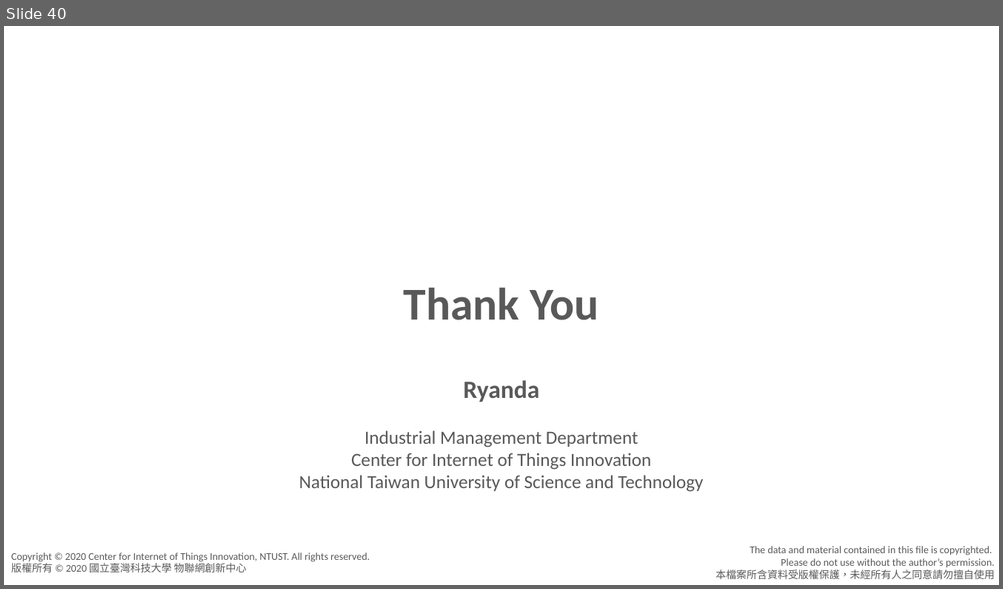
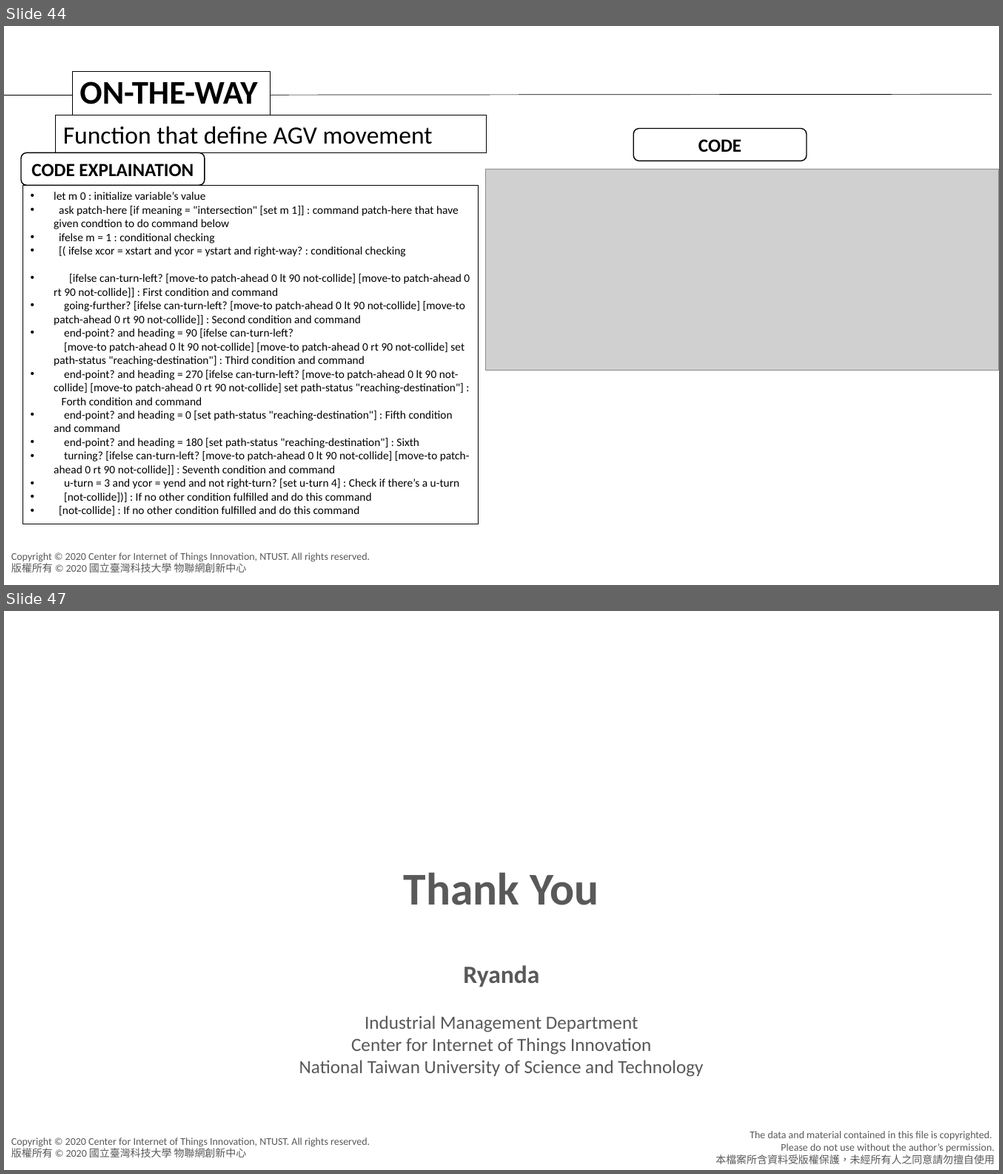
Before and after one commit to agnesyosephine/kiva, a slide deck: Tutorial/Code Learning-Ryanda.pptx. Shown one above the other, each under a label of ours: slide 40 before the commit, slides 44 and 47 after it; the slides between them are not shown. The pictures are 1003x589 and 1003x1174 pixels, drawn with LibreOffice and Linux fonts; fonts in the diff are those of the drawing; grey boxes stand for pictures; background and template pictures are left out. Boxes give left, top, right and bottom in pixels: in the first picture for what was removed or moved away, otherwise in the second. Text is boxed around its words. In the diff, an @@ line names an element or a change of style, - is before the commit and + after.

```diff
--- a/Tutorial/Code Learning-Ryanda.pptx
+++ b/Tutorial/Code Learning-Ryanda.pptx
@@ slide 44 added at <box>4,26,999,585</box>, background #FFFFFF; not listed: 1 template element that a slide beside it also shows @@
@@ rectangle added at <box>73,72,270,116</box>, fill #FFFFFF, outline #000000 0.75 pt, 32 pt, text #000000, bold @@
+ON-THE-WAY
@@ line added from (4, 96) to (991, 95), #000000 0.5 pt @@
@@ rectangle added at <box>56,116,486,153</box>, outline #000000 0.75 pt, 24 pt, text #000000 @@
+Function that define AGV movement
@@ rounded rectangle added at <box>634,128,807,161</box>, fill #FFFFFF, outline #000000 1 pt, 18 pt, text #000000, bold @@
+CODE
@@ rounded rectangle added at <box>21,153,205,186</box>, fill #FFFFFF, outline #000000 1 pt, 18 pt, text #000000, bold @@
+CODE EXPLAINATION
@@ picture added at <box>486,170,999,371</box> @@
@@ rectangle added at <box>23,186,478,525</box>, outline #000000 0.75 pt, 11 pt, text #000000 @@
+• let m 0 : initialize variable’s value
+• ask patch-here [if meaning = "intersection" [set m 1]] : command patch-here that have given condtion to do command below
+• ifelse m = 1 : conditional checking
+• [( ifelse xcor = xstart and ycor = ystart and right-way? : conditional checking
+• [ifelse can-turn-left? [move-to patch-ahead 0 lt 90 not-collide] [move-to patch-ahead 0 rt 90 not-collide]] : First condition and command
+• going-further? [ifelse can-turn-left? [move-to patch-ahead 0 lt 90 not-collide] [move-to patch-ahead 0 rt 90 not-collide]] : Second condition and command
+• end-point? and heading = 90 [ifelse can-turn-left?
+  [move-to patch-ahead 0 lt 90 not-collide] [move-to patch-ahead 0 rt 90 not-collide] set path-status "reaching-destination"] : Third condition and command
+• end-point? and heading = 270 [ifelse can-turn-left? [move-to patch-ahead 0 lt 90 not-collide] [move-to patch-ahead 0 rt 90 not-collide] set path-status "reaching-destination"] : Forth condition and command
+• end-point? and heading = 0 [set path-status "reaching-destination"] : Fifth condition and command
+• end-point? and heading = 180 [set path-status "reaching-destination"] : Sixth
+• turning? [ifelse can-turn-left? [move-to patch-ahead 0 lt 90 not-collide] [move-to patch-ahead 0 rt 90 not-collide]] : Seventh condition and command
+• u-turn = 3 and ycor = yend and not right-turn? [set u-turn 4] : Check if there’s a u-turn
+• [not-collide])] : If no other condition fulfilled and do this command
+• [not-collide] : If no other condition fulfilled and do this command
@@ rectangle added at <box>740,548,767,574</box>, fill #FFFFFF, outline #FFFFFF 1 pt @@
@@ what was slide 40 is now slide 47 @@
```
Also in this commit, not shown: 6 other slides added.
